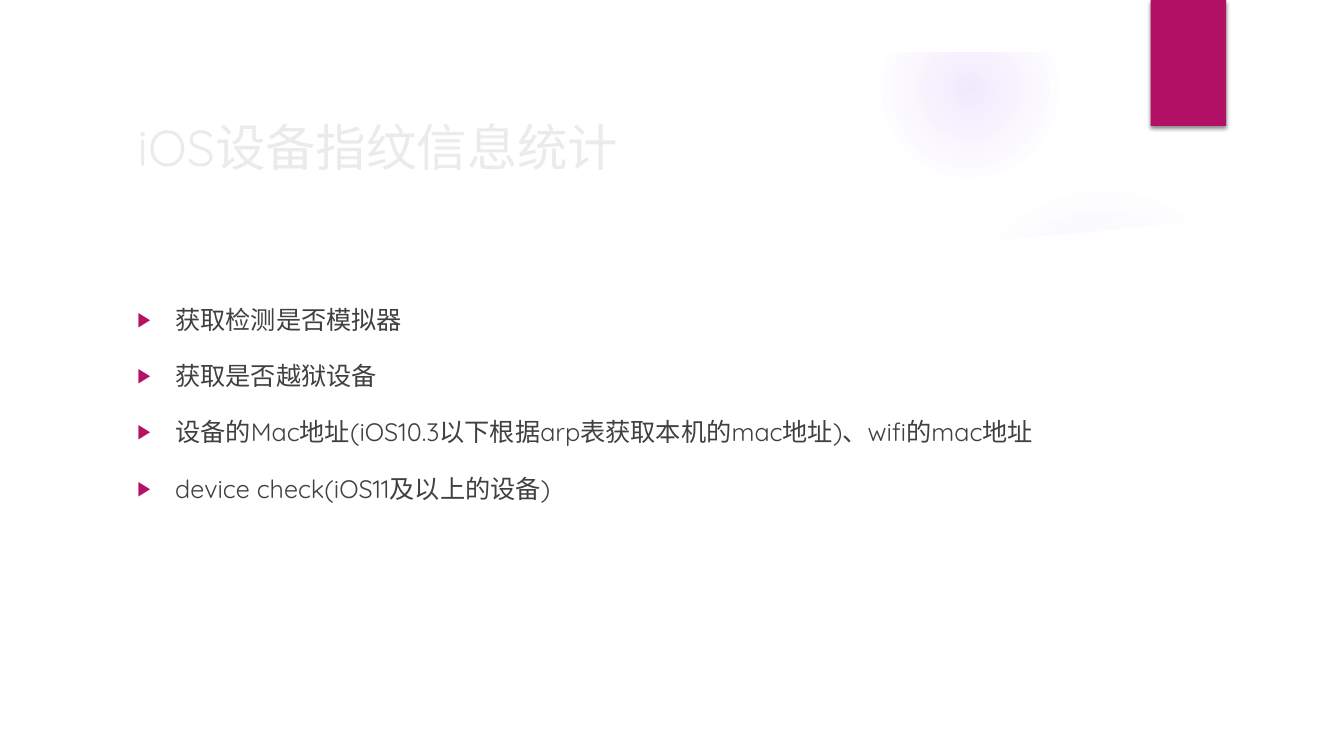
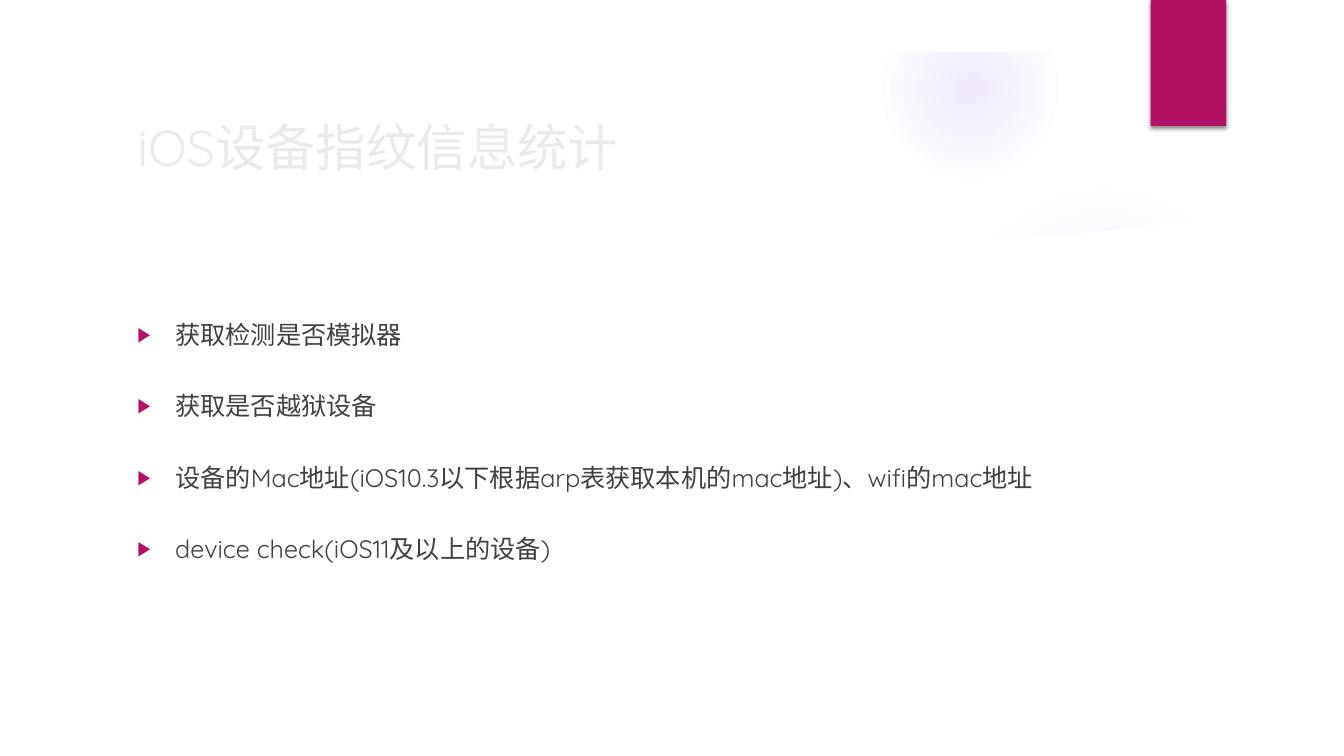
Before and after one commit to happylishang/happylishang.github.io, a slide deck: slide 9 of _posts/Android/严选可信ID项目.pptx (slide 8 before the commit). Drawn at 1344x756 pixels with LibreOffice and Linux fonts; fonts in the diff are those of the drawing; background and template pictures are left out. Boxes give left, top, right and bottom in pixels: in the first picture for what was removed or moved away, otherwise in the second. Text is boxed around its words. In the diff, an @@ line names an element or a change of style, - is before the commit and + after.

```diff
--- a/_posts/Android/严选可信ID项目.pptx
+++ b/_posts/Android/严选可信ID项目.pptx
@@ text "获取检测是否模拟器" at (x1=175, y1=323, x2=1033, y2=563): line spacing 1.4 to 1.9 @@
```
Also in this commit, not shown: 1 other slide changed, 1 slide added.
